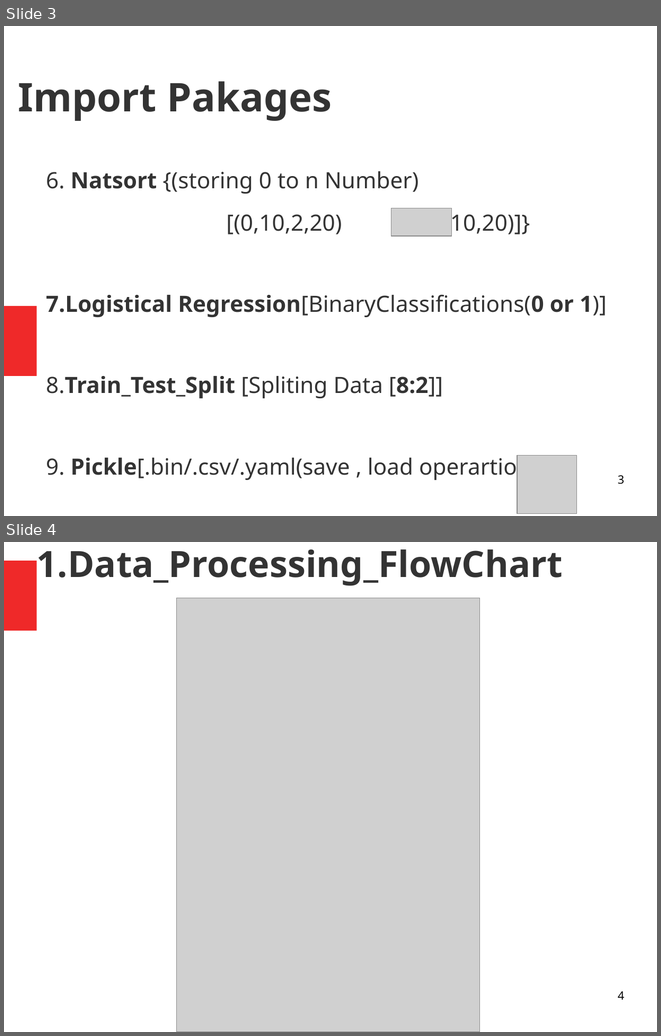
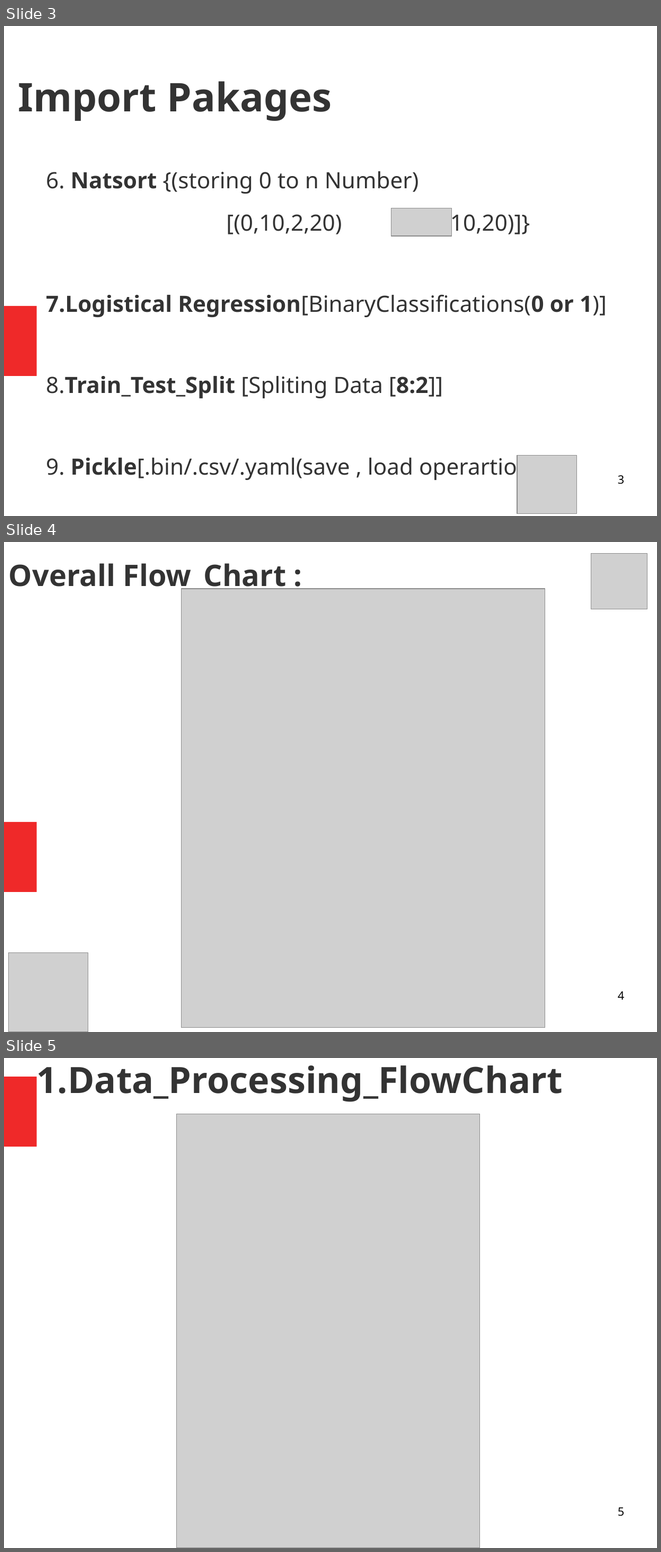
Before and after one commit to vimalv-AI/Redspectra, a slide deck: QMAX_EAGLE_3/doc/Presentations/1_Eagle_Doc.odp. Shown one above the other, each under a label of ours: slides 3 and 4 before the commit, slides 3, 4 and 5 after it. The pictures are 661x1036 and 661x1552 pixels, drawn with LibreOffice and Linux fonts; fonts in the diff are those of the drawing; grey boxes stand for pictures. Boxes give left, top, right and bottom in pixels: in the first picture for what was removed or moved away, otherwise in the second. Text is boxed around its words. In the diff, an @@ line names an element or a change of style, - is before the commit and + after.

```diff
--- a/QMAX_EAGLE_3/doc/Presentations/1_Eagle_Doc.odp
+++ b/QMAX_EAGLE_3/doc/Presentations/1_Eagle_Doc.odp
@@ slide 4 added at [4,542,657,1032], background #FFFFFF; not listed: 1 template element that a slide beside it also shows @@
@@ picture added at [591,553,647,609] @@
@@ title added at [9,563,286,594], 36 pt, text #333333, bold @@
+Overall Flow_Chart :
@@ picture added at [181,589,545,1027] @@
@@ picture added at [9,953,88,1032] @@
@@ page number added at [618,991,624,999], 14 pt, text #000000 @@
+4
@@ what was slide 4 is now slide 5 @@
@@ page number at [618,1507,624,1516]: text changed @@
-4
+5
```
Also in this commit, not shown: 6 slides changed, 2 slides removed, 2 other files.
